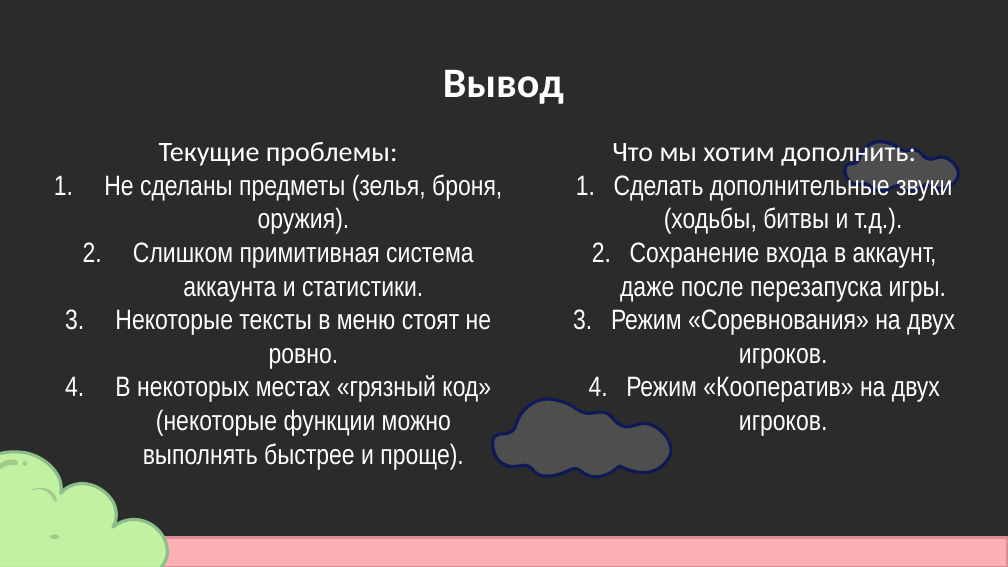
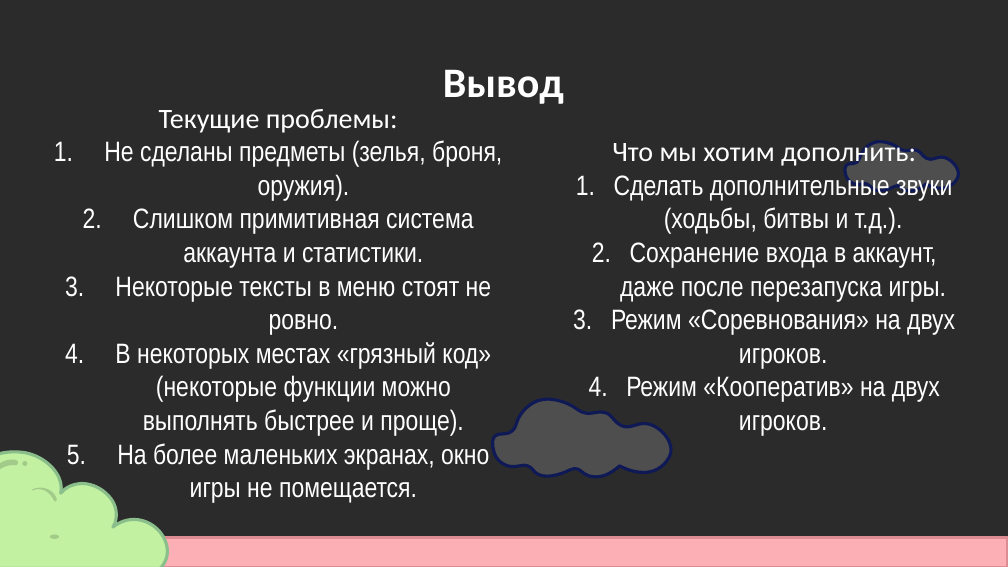
Before and after one commit to Atrax7/Necromanser-Gate, a slide deck: slide 5 of Презентация.pptx. Drawn at 1008x567 pixels with LibreOffice and Linux fonts; fonts in the diff are those of the drawing; background and template pictures are left out; a plain dark background stands for a picture behind light text. Boxes give left, top, right and bottom in pixels: in the first picture for what was removed or moved away, otherwise in the second. Text is boxed around its words. In the diff, an @@ line names an element or a change of style, - is before the commit and + after.

```diff
--- a/Презентация.pptx
+++ b/Презентация.pptx
@@ text at (117,443,489,503): paragraph added @@
+5. На более маленьких экранах, окно игры не помещается.
```
